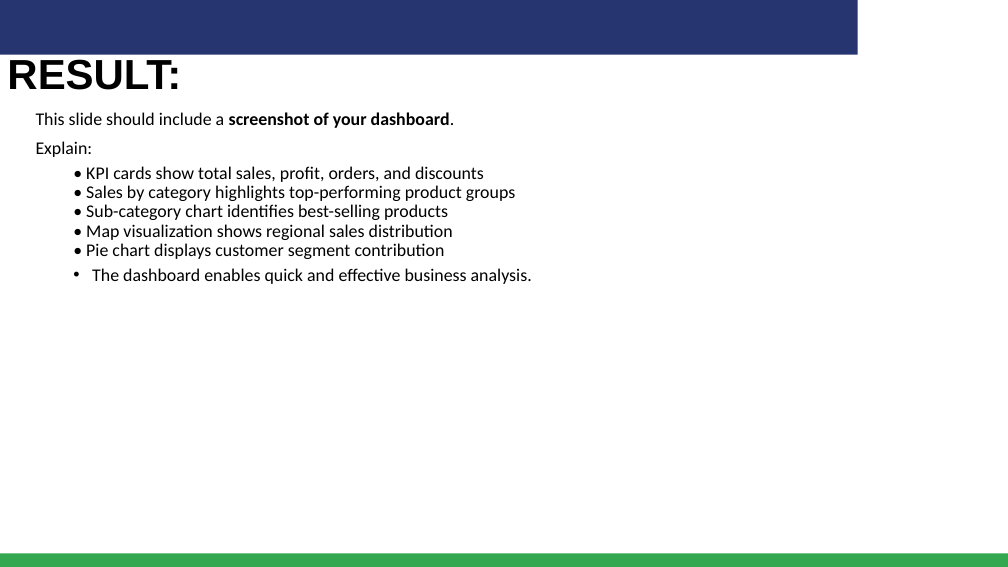
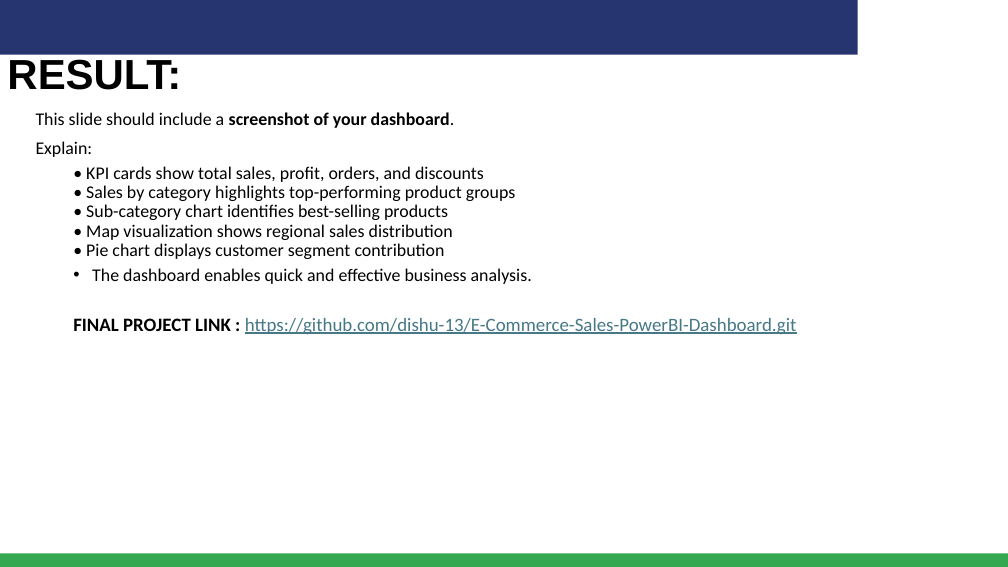
Before and after one commit to dishu-13/E-Commerce-Sales-PowerBI-Dashboard, a slide deck: slide 9 of Dishu project.pptx. Drawn at 1008x567 pixels with LibreOffice and Linux fonts; fonts in the diff are those of the drawing; background and template pictures are left out. Boxes give left, top, right and bottom in pixels: in the first picture for what was removed or moved away, otherwise in the second. Text is boxed around its words. In the diff, an @@ line names an element or a change of style, - is before the commit and + after.

```diff
--- a/Dishu project.pptx
+++ b/Dishu project.pptx
@@ text at (x1=73, y1=318, x2=797, y2=334): paragraph added @@
+  FINAL PROJECT LINK : https://github.com/dishu-13/E-Commerce-Sales-PowerBI-Dashboard.git
```
Also in this commit, not shown: 1 other slide changed.
